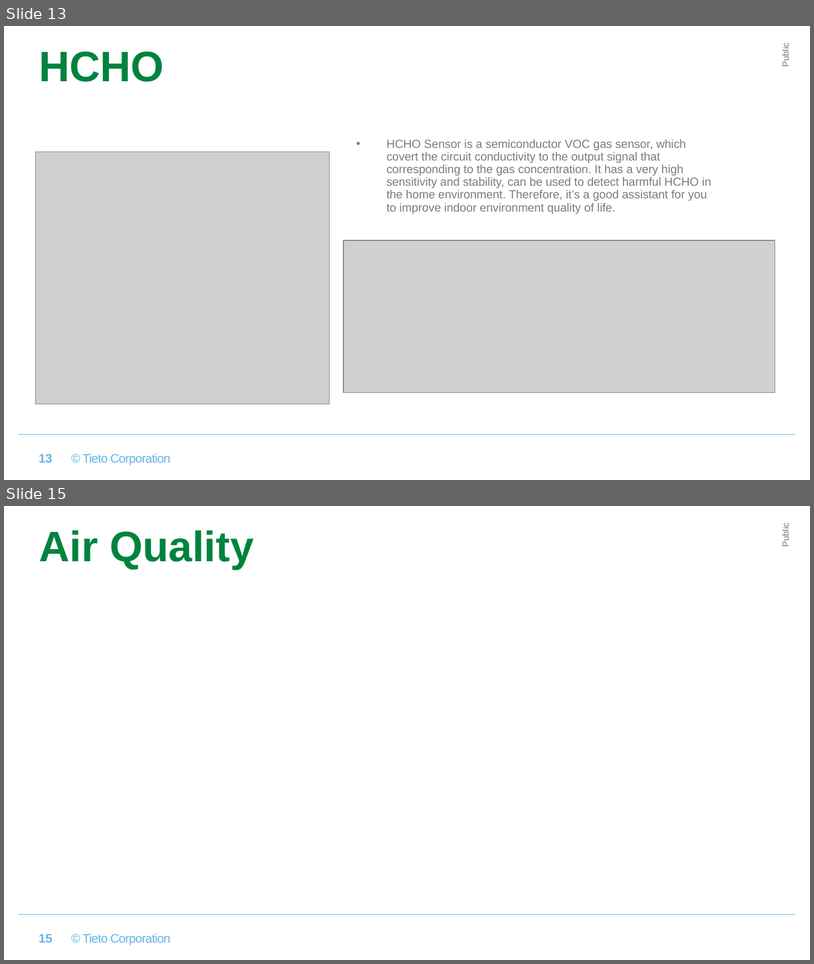
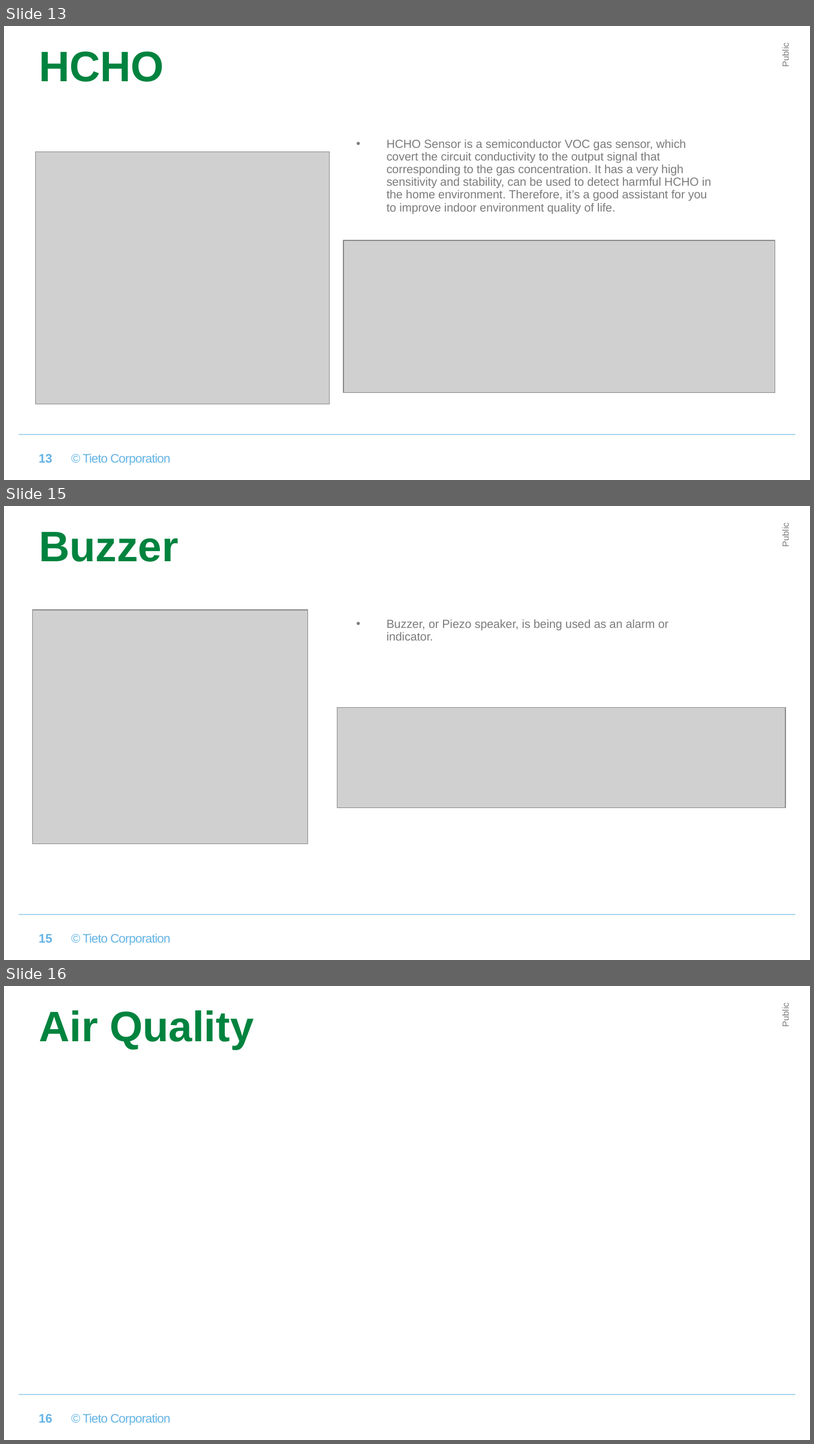
Before and after one commit to xpanhhu/hand-held_environment_monitor, a slide deck: hand-held_environment_monitor_Template.pptx. Shown one above the other, each under a label of ours: slides 13 and 15 before the commit, slides 13, 15 and 16 after it; the slides between them are not shown. The pictures are 814x964 and 814x1444 pixels, drawn with LibreOffice and Linux fonts; fonts in the diff are those of the drawing; grey boxes stand for pictures; background and template pictures are left out. Boxes give left, top, right and bottom in pixels: in the first picture for what was removed or moved away, otherwise in the second. Text is boxed around its words. In the diff, an @@ line names an element or a change of style, - is before the commit and + after.

Commit message:
add mq2 and buzzer ppt

```diff
--- a/hand-held_environment_monitor_Template.pptx
+++ b/hand-held_environment_monitor_Template.pptx
@@ slide 15 added at [4, 506, 810, 960], background #FFFFFF; not listed: 3 template elements that a slide beside it also shows @@
@@ title added at [39, 532, 179, 562], 38 pt, text #00833E, bold @@
+Buzzer
@@ picture added at [32, 610, 308, 844] @@
@@ text added at [387, 619, 669, 640], 10.5 pt, text #7B7B7B @@
+• Buzzer, or Piezo speaker, is being used as an alarm or indicator.
@@ picture added at [337, 708, 785, 808] @@
@@ page number added at [39, 934, 53, 942], 11 pt, text #62B3E5, bold @@
+15
@@ what was slide 15 is now slide 16 @@
@@ page number at [39, 1413, 53, 1422]: text changed @@
-15
+16
```
Also in this commit, not shown: 1 other slide added, 1 slide removed.
